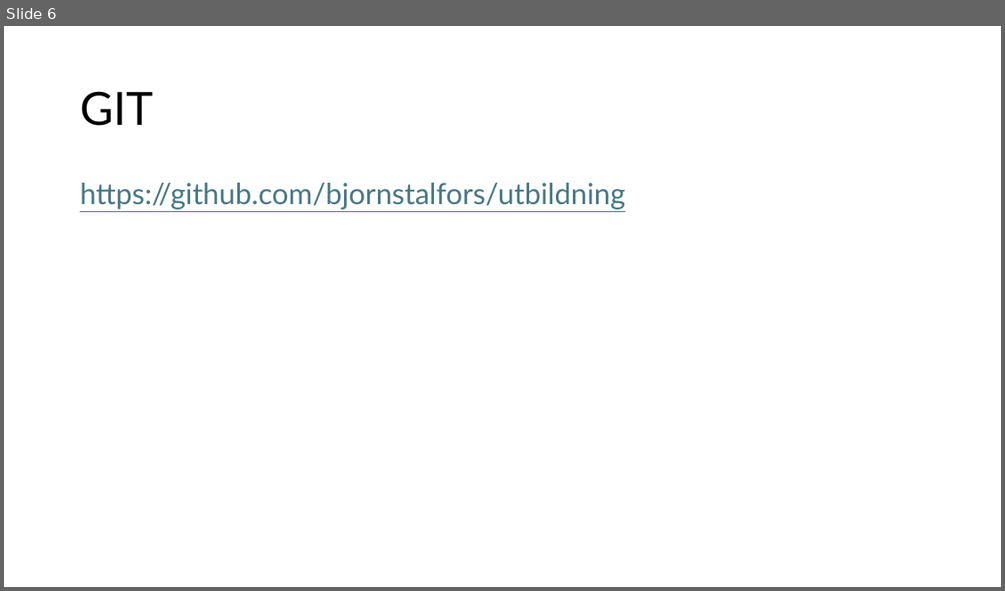
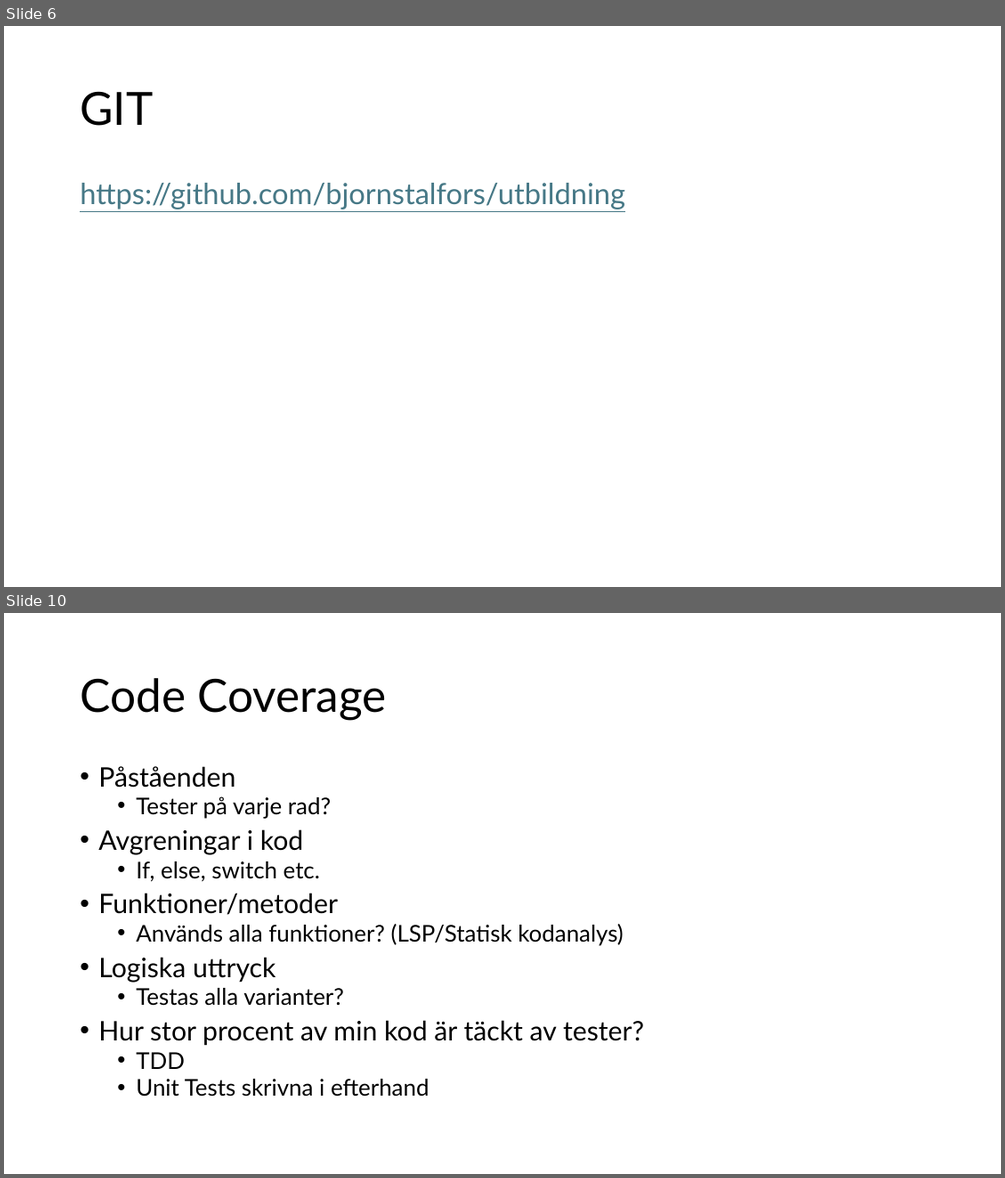
Before and after one commit to bjornstalfors/utbildning, a slide deck: Testning.pptx. Shown one above the other, each under a label of ours: slide 6 before the commit, slides 6 and 10 after it; the slides between them are not shown. The pictures are 1005x591 and 1005x1178 pixels, drawn with LibreOffice and Linux fonts; fonts in the diff are those of the drawing. Boxes give left, top, right and bottom in pixels: in the first picture for what was removed or moved away, otherwise in the second. Text is boxed around its words. In the diff, an @@ line names an element or a change of style, - is before the commit and + after.

```diff
--- a/Testning.pptx
+++ b/Testning.pptx
@@ slide 10 added at (x1=4, y1=613, x2=1001, y2=1174), background #FFFFFF @@
@@ title added at (x1=80, y1=678, x2=386, y2=720), 44 pt, text #000000 @@
+Code Coverage
@@ text added at (x1=98, y1=766, x2=644, y2=1096), 22.2 pt, text #000000 @@
+• Påståenden
+  • Tester på varje rad?
+• Avgreningar i kod
+  • If, else, switch etc.
+• Funktioner/metoder
+  • Används alla funktioner? (LSP/Statisk kodanalys)
+• Logiska uttryck
+  • Testas alla varianter?
+• Hur stor procent av min kod är täckt av tester?
+  • TDD
+  • Unit Tests skrivna i efterhand
```
Also in this commit, not shown: 4 other slides added, 4 other files.
